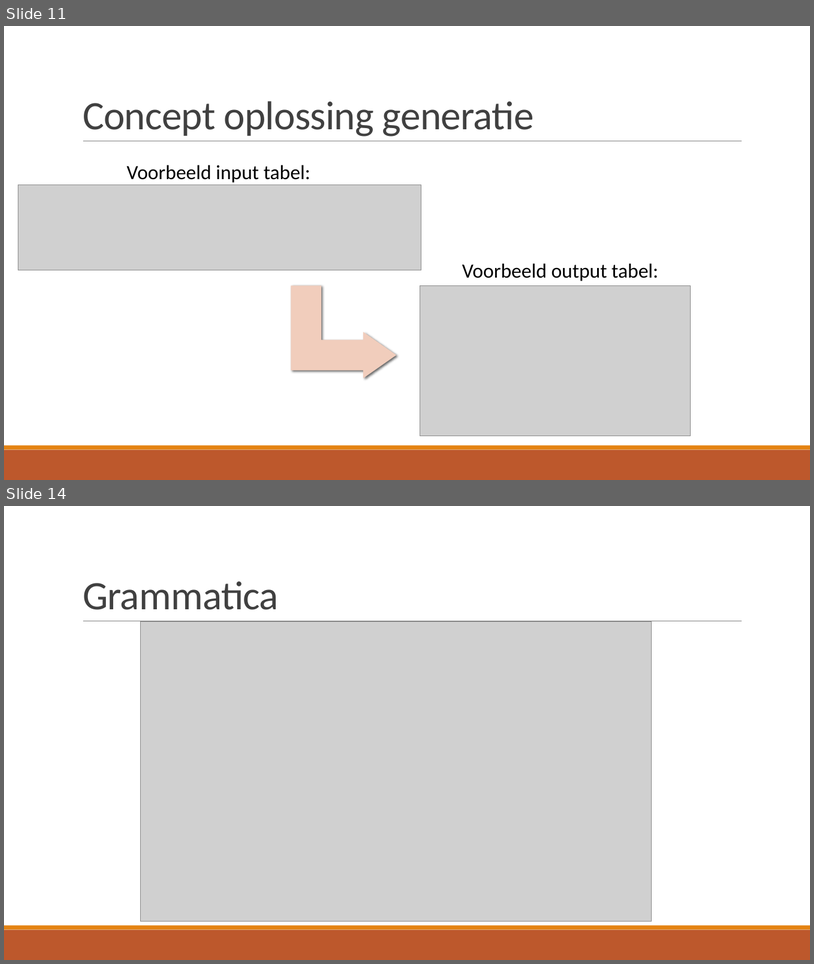
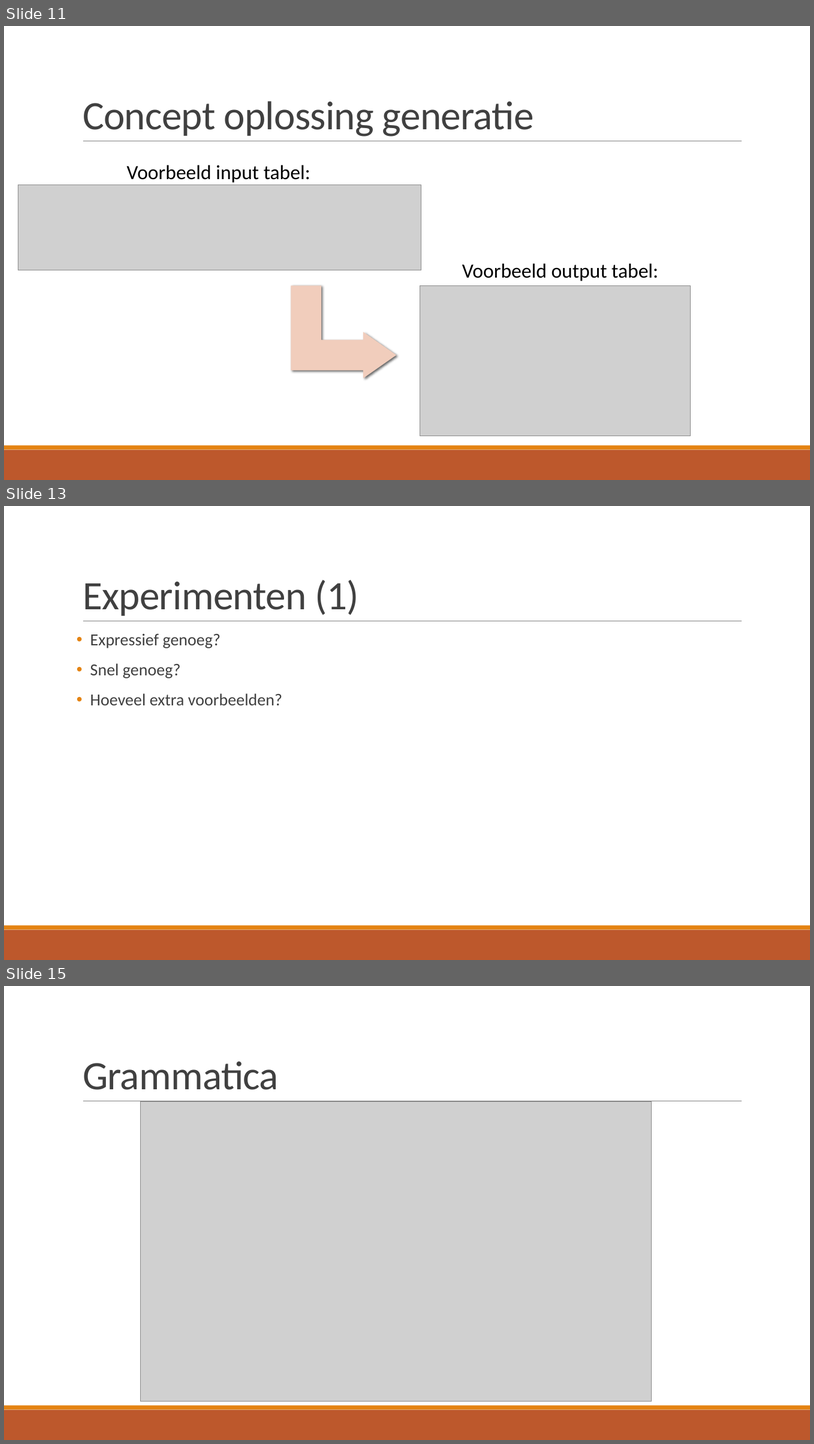
Before and after one commit to TomDeGroote/Bachelorproef, a slide deck: Opdracht 2/Literatuurstudie.pptx. Shown one above the other, each under a label of ours: slides 11 and 14 before the commit, slides 11, 13 and 15 after it; the slides between them are not shown. The pictures are 814x964 and 814x1444 pixels, drawn with LibreOffice and Linux fonts; fonts in the diff are those of the drawing; grey boxes stand for pictures. Boxes give left, top, right and bottom in pixels: in the first picture for what was removed or moved away, otherwise in the second. Text is boxed around its words. In the diff, an @@ line names an element or a change of style, - is before the commit and + after.

```diff
--- a/Opdracht 2/Literatuurstudie.pptx
+++ b/Opdracht 2/Literatuurstudie.pptx
@@ slide 13 added at box(4, 506, 810, 960), background #FFFFFF; not listed: 3 template elements that a slide beside it also shows @@
@@ title added at box(83, 580, 359, 616), 48 pt, text #404040 @@
+Experimenten (1)
@@ text added at box(90, 633, 282, 705), 20 pt, text #404040 @@
+• Expressief genoeg?
+• Snel genoeg?
+• Hoeveel extra voorbeelden?
@@ what was slide 14 is now slide 15 @@
```
Also in this commit, not shown: 2 other slides added, 3 slides removed.
